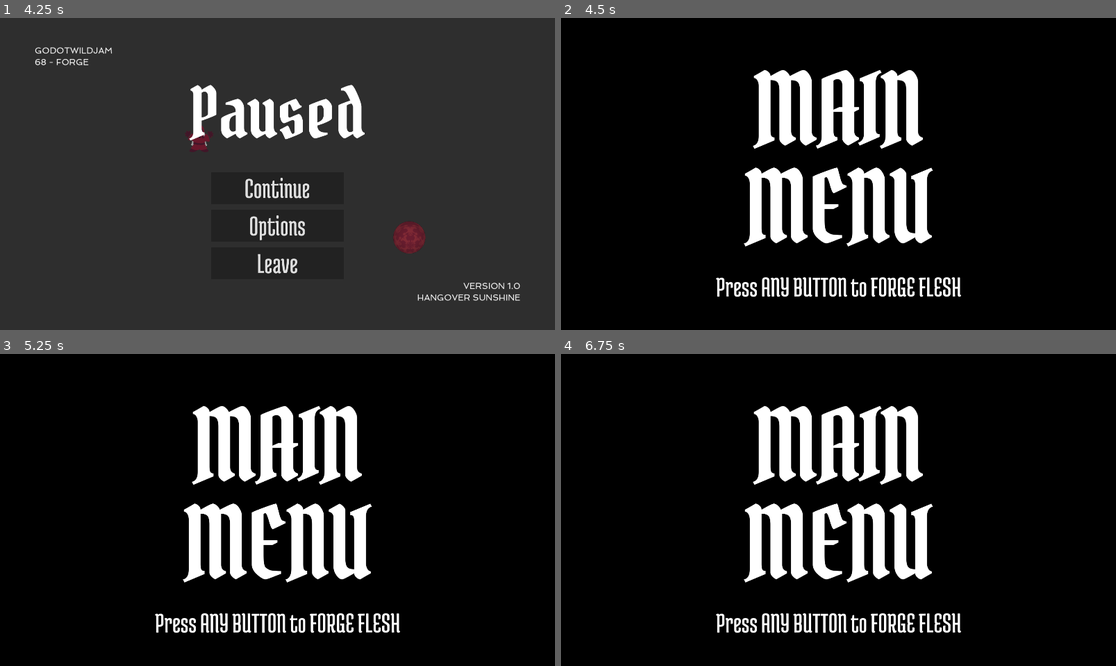
Above: before the commit, frames 1-4 (two rows, left to right).
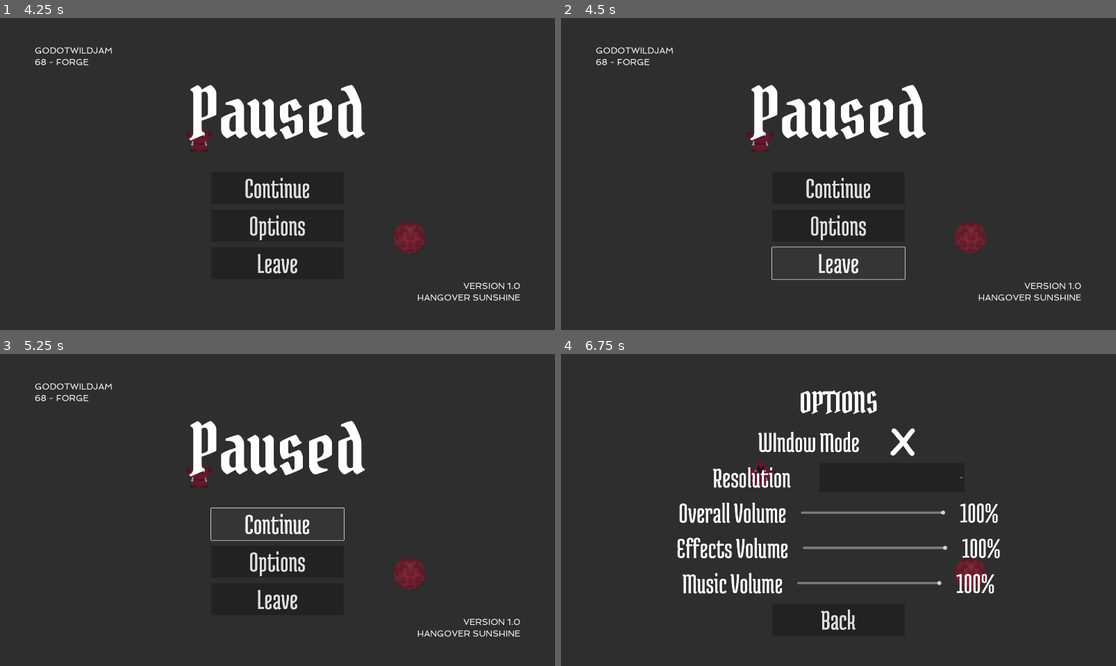
Above: after the commit, the same moments.

Repository: Hangover-Sunshine/KATAMARI-MEATBALL
Game: Godot game, scene res://scenes/Temporary/LevelTemplate.tscn
The game is run twice, just before and just after one commit, with the same random seed, the same clock (stepped at 60 frames per second) and the same inputs. This scene is started directly instead of the project's main scene.
Inputs (mouse positions are in pixels of both pictures, inside the frame that each line leads up to):
- Up to frame 1 (4.25 s): tap Enter at 0.5 s; move the mouse to (249, 236) at 0.52 s; hold W (WalkUp) 0.53-2.03 s; click (249, 236) at 0.67 s; move the mouse to (444, 220) at 1.27 s; move the mouse to (111, 127) at 2.02 s; hold A (WalkLeft) 2.03-3.53 s; move the mouse to (305, 174) at 2.77 s; click (305, 174) at 2.92 s; move the mouse to (194, 96) at 3.52 s; hold S (WalkDown) from 3.53 s (still down); tap Escape (Pause) at 4.15 s
- Up to frame 2 (4.5 s): release S (WalkDown) at 4.25 s; click "Leave" at 4.25 s
- Up to frame 3 (5.25 s): click (277, 525) at 5 s, where only the run after the commit has a clickable "Continue"
- Up to frame 4 (6.75 s): click (838, 525) at 5.75 s, where only the run after the commit has a clickable "Continue"; click (838, 563) at 6.5 s, where only the run after the commit has a clickable "Options"

Frame 1 is identical in both runs. In frame 2, 99% of the frame differs, in the area x 0-100%, y 0-100%; in frame 3, 98%; in frame 4, 99%.

Commit message:
pause menu/leave now loads like going from main menu -> game

Diff:
--- a/scripts/menus/Main_Menu.gd
+++ b/scripts/menus/Main_Menu.gd
@@ -21,7 +21,7 @@
 
 #Managing which menu is visible / scene switching / leaving
 func on_start_pressed() -> void:
-	GlobalSignals.emit_signal("load_scene", "/MainLevel")
+	GlobalSignals.emit_signal("load_scene", "MainLevel")
 
 func on_options_pressed() -> void:
 	goto_options_menu.emit()
--- a/scripts/menus/Pause_Menu.gd
+++ b/scripts/menus/Pause_Menu.gd
@@ -7,8 +7,6 @@
 @onready var pause_menu_holder = $PauseMenu_Holder
 @onready var options_menu = $OptionsMenu
 
-@onready var main_menu = preload("res://scenes/menus/Hub_Menu.tscn") as PackedScene
-
 # Called when the node enters the scene tree for the first time.
 func _ready():
 	pm_leave.button_down.connect(on_leave_pressed)
@@ -17,7 +15,7 @@
 
 #Scene switching
 func on_leave_pressed() -> void:
-	get_tree().change_scene_to_packed(main_menu)
+	GlobalSignals.emit_signal("load_scene", "Menus/Hub_Menu")
 
 #Managing which menu is visible
 func on_options_pressed():
--- a/scripts/system/LevelControl.gd
+++ b/scripts/system/LevelControl.gd
@@ -2,6 +2,16 @@
 class_name LevelControl
 
 @onready var pause_layer = $PauseLayer
+
+func _ready():
+	GlobalSignals.connect("scene_loaded", _scene_loaded)
+##
+
+func _scene_loaded(new_scene:String):
+	if new_scene != name:
+		queue_free()
+	##
+##
 
 func _process(delta):
 	if Input.is_action_just_pressed("Pause"):
